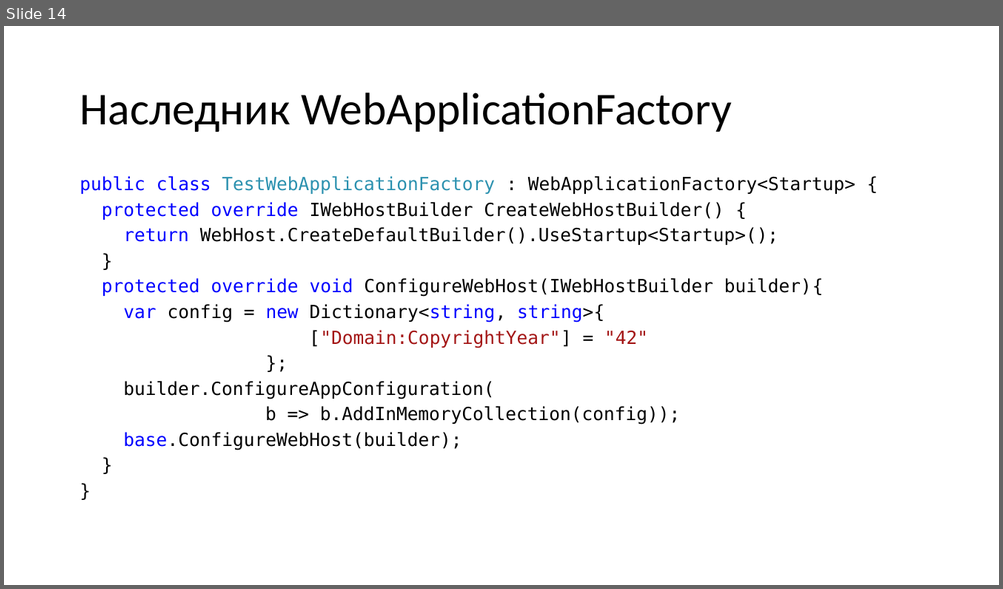
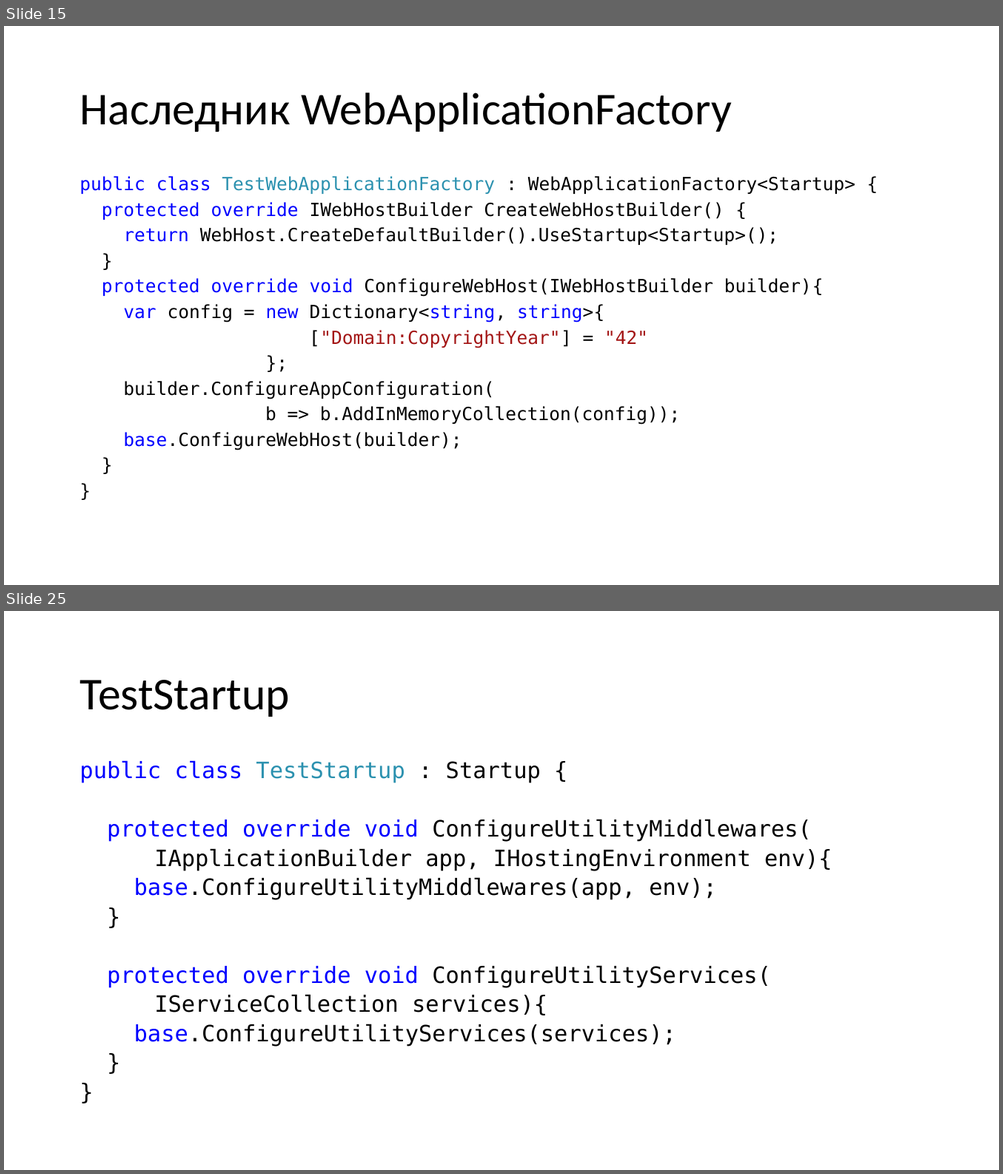
Before and after one commit to kugushev/presentations, a slide deck: 2019_Functional-Testing/Presentation.pptx. Shown one above the other, each under a label of ours: slide 14 before the commit, slides 15 and 25 after it; the slides between them are not shown. The pictures are 1003x589 and 1003x1174 pixels, drawn with LibreOffice and Linux fonts; fonts in the diff are those of the drawing. Boxes give left, top, right and bottom in pixels: in the first picture for what was removed or moved away, otherwise in the second. Text is boxed around its words. In the diff, an @@ line names an element or a change of style, - is before the commit and + after.

```diff
--- a/2019_Functional-Testing/Presentation.pptx
+++ b/2019_Functional-Testing/Presentation.pptx
@@ slide 25 added at (4,611,999,1170), background #FFFFFF @@
@@ title added at (79,680,290,717), 44 pt, text #000000 @@
+TestStartup
@@ text added at (79,760,831,1046), 21.7 pt, text #000000 @@
+public class TestStartup : Startup {
+protected override void ConfigureUtilityMiddlewares(
+IApplicationBuilder app, IHostingEnvironment env){
+base.ConfigureUtilityMiddlewares(app, env);
+}
+protected override void ConfigureUtilityServices(
+IServiceCollection services){
+base.ConfigureUtilityServices(services);
+}
+}
@@ what was slide 14 is now slide 15 @@
```
Also in this commit, not shown: 1 slide changed, 58 other slides added, 12 other files.
